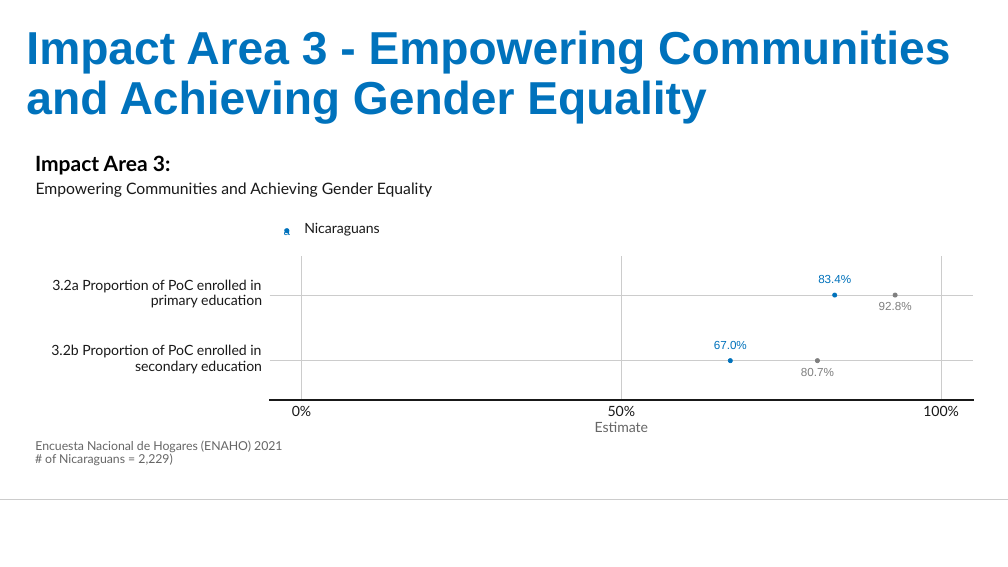
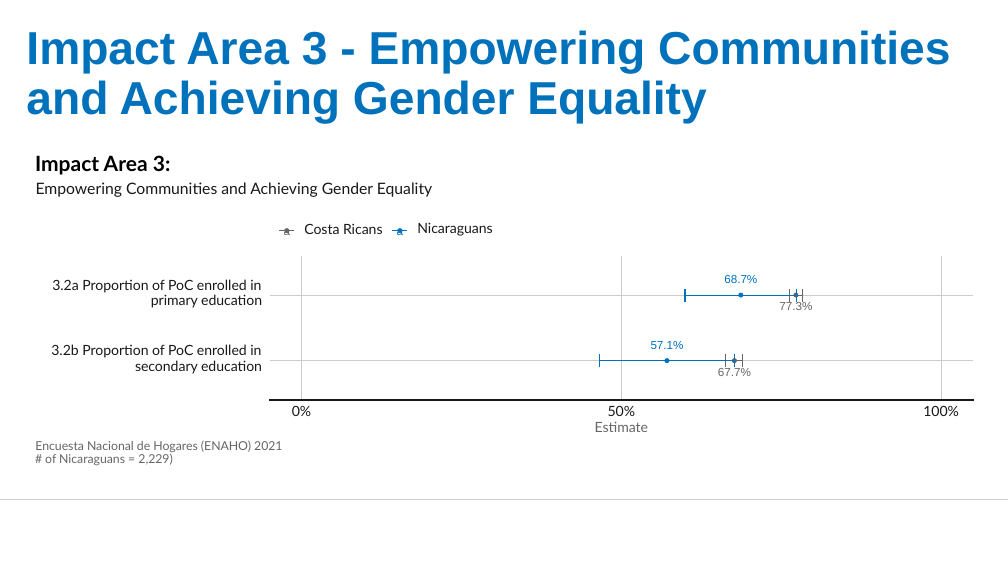
Before and after one commit to UNHCR-CostaRica/ENAHO_2021, a slide deck: slide 5 of COSTA-RICA---RBM-Impact-Indicators-from-ENAHO.pptx. Drawn at 1008x567 pixels with LibreOffice and Linux fonts; fonts in the diff are those of the drawing; background and template pictures are left out. Boxes give left, top, right and bottom in pixels: in the first picture for what was removed or moved away, otherwise in the second. Text is boxed around its words. In the diff, an @@ line names an element or a change of style, - is before the commit and + after.

```diff
--- a/COSTA-RICA---RBM-Impact-Indicators-from-ENAHO.pptx
+++ b/COSTA-RICA---RBM-Impact-Indicators-from-ENAHO.pptx
@@ text "a" at <box>284,228,290,235</box>: text colour #0072BC to #666666 @@
@@ group added at <box>280,224,812,367</box>: 14 freeform shapes, 5 texts, 1 ellipse @@
+77.3%
+68.7%
+57.1%
+a
+Costa Ricans
@@ ellipse: place and size @@
-ellipse at <box>285,228,289,232</box>
+ellipse at <box>398,228,402,232</box>
@@ text "Nicaraguans": place and size @@
-text "Nicaraguans" at <box>304,222,379,236</box>
+text "Nicaraguans" at <box>417,222,492,236</box>
@@ ellipse: place and size @@
-ellipse at <box>833,293,836,297</box>
+ellipse at <box>739,293,743,297</box>
@@ ellipse at <box>794,293,798,297</box>: fill #7F7F7F to #666666; outline #7F7F7F 0.71 pt to #666666 0.71 pt @@
@@ ellipse: place and size @@
-ellipse at <box>893,293,897,297</box>
+ellipse at <box>794,293,798,297</box>
@@ text removed at <box>818,275,851,283</box> @@
-83.4%
@@ text removed at <box>879,302,912,310</box> @@
-92.8%
@@ ellipse: place and size @@
-ellipse at <box>728,358,732,362</box>
+ellipse at <box>665,358,669,362</box>
@@ ellipse: place and size @@
-ellipse at <box>816,358,820,362</box>
+ellipse at <box>733,358,737,362</box>
@@ ellipse at <box>733,358,737,362</box>: fill #7F7F7F to #666666; outline #7F7F7F 0.71 pt to #666666 0.71 pt @@
@@ text at <box>718,368,751,376</box>: text changed; text colour #0072BC to #666666 @@
-67.0%
+67.7%
@@ text removed at <box>801,368,834,376</box> @@
-80.7%
```
Also in this commit, not shown: 3 other slides changed, 3 other files.
